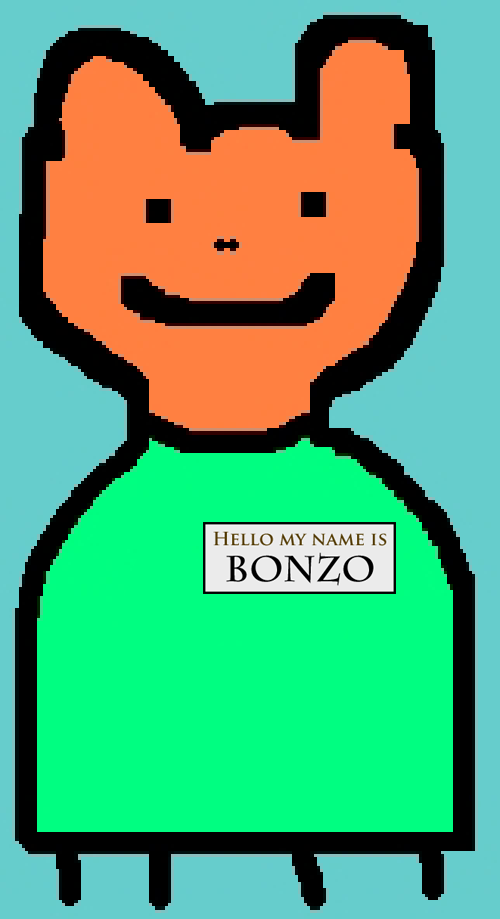
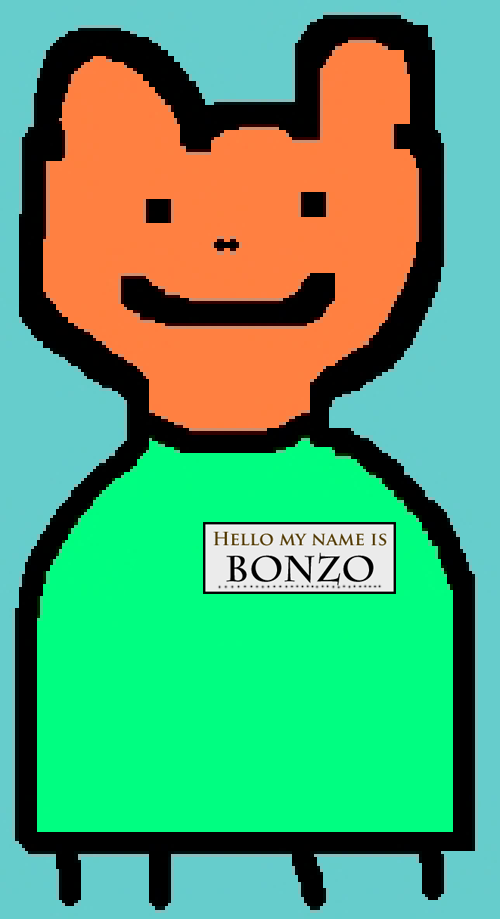
Layers edited between the first and the second 500px x 919px image:
renamed "Layer 2" to "Badge", painted on it over box(218, 584, 382, 589)
